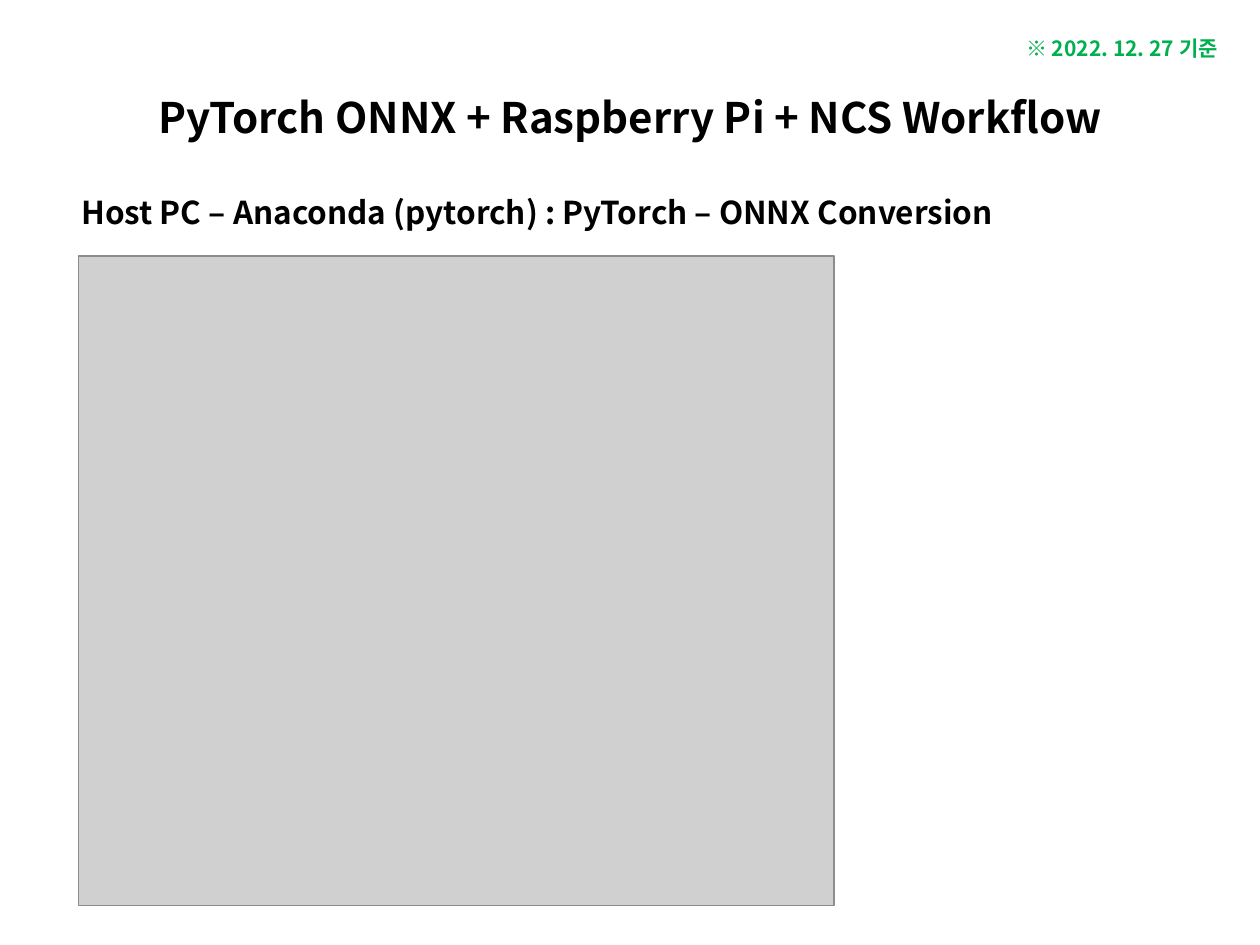
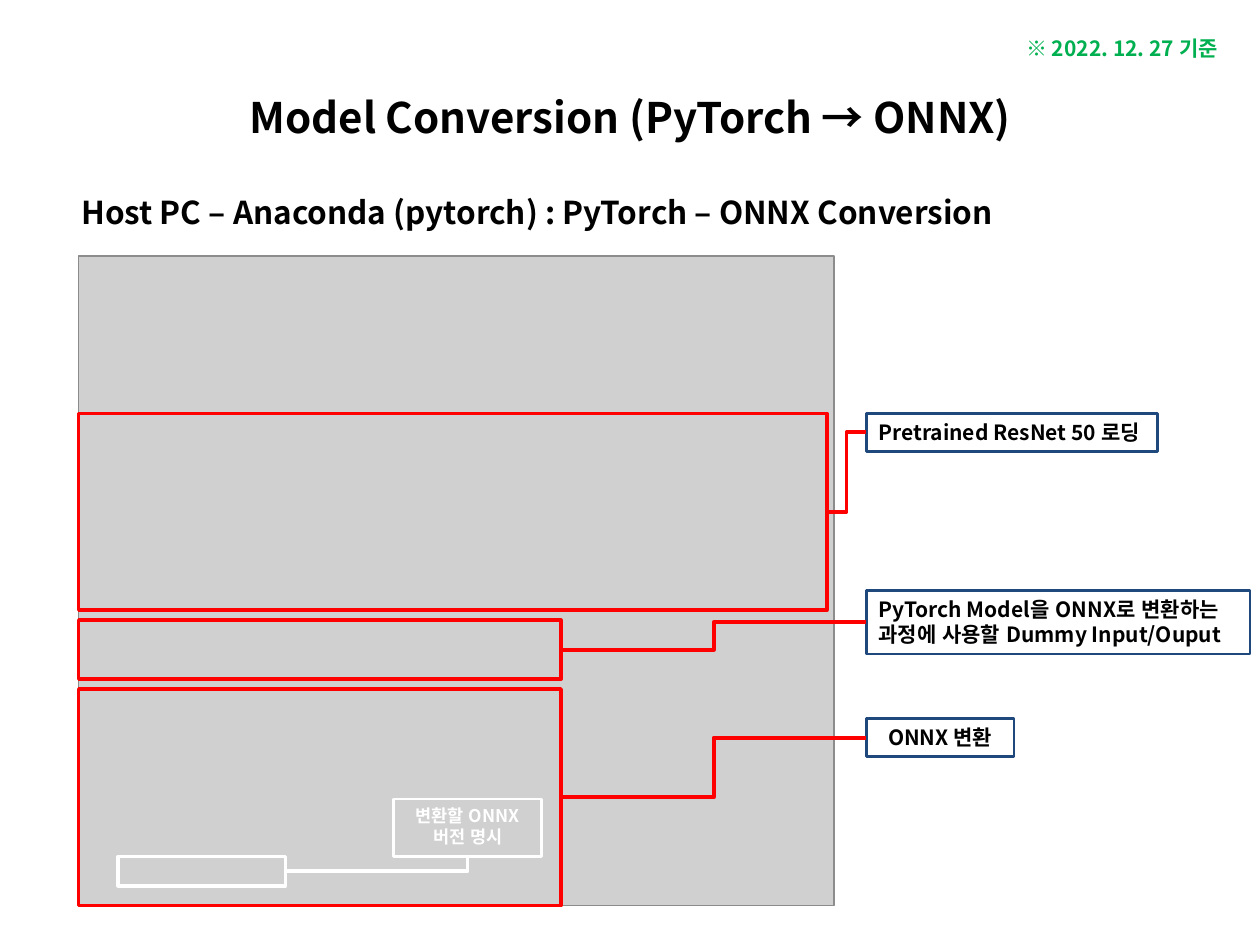
Before and after one commit to luwis93choi/Lecture-Materials-, a slide deck: slide 15 of PyTorch ONNX + Raspberry Pi + NCS Workflow.pptx (slide 4 before the commit). Drawn at 1260x945 pixels with LibreOffice and Linux fonts; fonts in the diff are those of the drawing; grey boxes stand for pictures. Boxes give left, top, right and bottom in pixels: in the first picture for what was removed or moved away, otherwise in the second. Text is boxed around its words. In the diff, an @@ line names an element or a change of style, - is before the commit and + after.

Commit message:
Updates on PyTorch ONNX + Raspberry Pi + NCS Workflow

```diff
--- a/PyTorch ONNX + Raspberry Pi + NCS Workflow.pptx
+++ b/PyTorch ONNX + Raspberry Pi + NCS Workflow.pptx
@@ title at (249,98,1011,143): text changed @@
-PyTorch ONNX + Raspberry Pi + NCS Workflow
+Model Conversion (PyTorch → ONNX)
@@ rectangle added at (78,413,827,610), outline #FF0000 2 pt @@
@@ rectangle added at (867,413,1158,451), outline #1F497D 1.5 pt, 12 pt, text #000000, bold @@
+Pretrained ResNet 50 로딩
@@ elbow line added from (827, 512) to (867, 432), #FF0000 2.25 pt @@
@@ rectangle added at (867,591,1251,654), outline #1F497D 1.5 pt, 12 pt, text #000000, bold @@
+PyTorch Model을 ONNX로 변환하는 과정에 사용할 Dummy Input/Ouput
@@ rectangle added at (78,620,561,679), outline #FF0000 2 pt @@
@@ elbow line added from (561, 650) to (867, 622), #FF0000 2.25 pt @@
@@ rectangle added at (78,689,561,906), outline #FF0000 2 pt @@
@@ rectangle added at (867,718,1014,756), outline #1F497D 1.5 pt, 12 pt, text #000000, bold @@
+ONNX 변환
@@ elbow line added from (561, 798) to (867, 737), #FF0000 2.25 pt @@
@@ rectangle added at (393,799,541,856), outline #FFFFFF 1.5 pt, 10 pt, text #FFFFFF, bold @@
+변환할 ONNX 버전 명시
@@ rectangle added at (118,857,286,886), outline #FFFFFF 2 pt @@
@@ elbow line added from (286, 871) to (467, 857), #FFFFFF 2.25 pt @@
```
Also in this commit, not shown: 4 other slides changed, 12 slides added.
